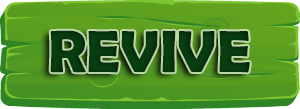
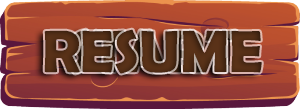
Layers edited between the first and the second 300 × 109 image:
hid "REVIVE" over (x1=50, y1=30, x2=250, y2=73)
added layer "RESUME" above "START" over (x1=44, y1=29, x2=262, y2=74)
showed "START" over (x1=69, y1=29, x2=237, y2=74)